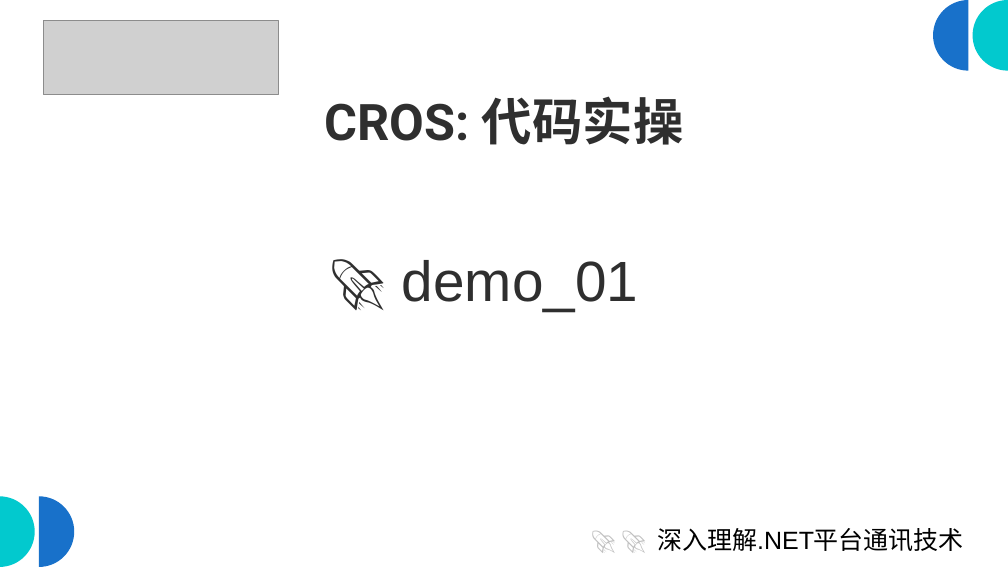
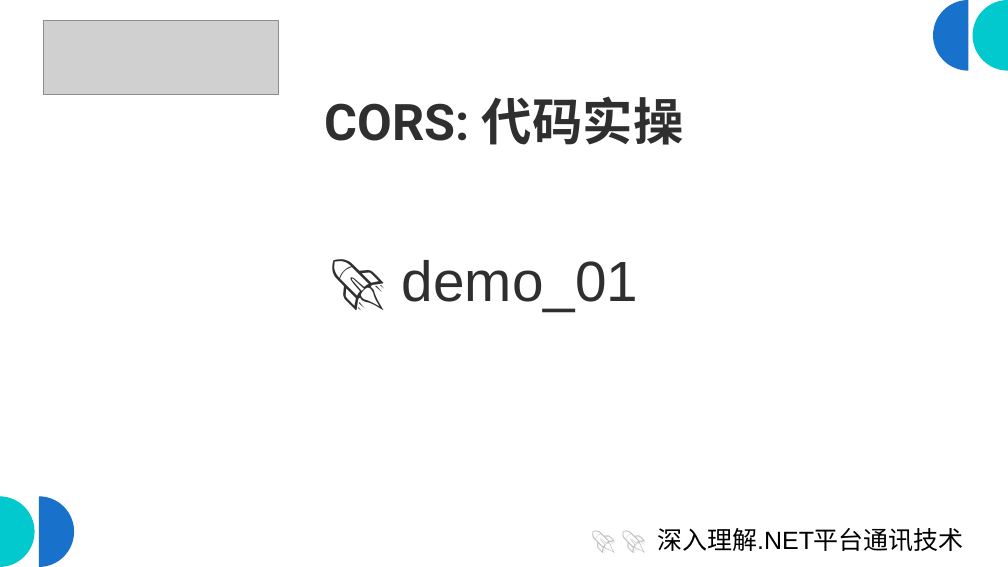
Before and after one commit to scottfly189/dotnet_net_course, a slide deck: slide 13 of src/5.CorsDemo/cros.odp. Drawn at 1008x567 pixels with LibreOffice and Linux fonts; fonts in the diff are those of the drawing; grey boxes stand for pictures. Boxes give left, top, right and bottom in pixels: in the first picture for what was removed or moved away, otherwise in the second. Text is boxed around its words. In the diff, an @@ line names an element or a change of style, - is before the commit and + after.

```diff
--- a/src/5.CorsDemo/cros.odp
+++ b/src/5.CorsDemo/cros.odp
@@ title at (324, 96, 684, 145): text changed @@
-CROS: 代码实操
+CORS: 代码实操
```
Also in this commit, not shown: 12 other slides changed.
